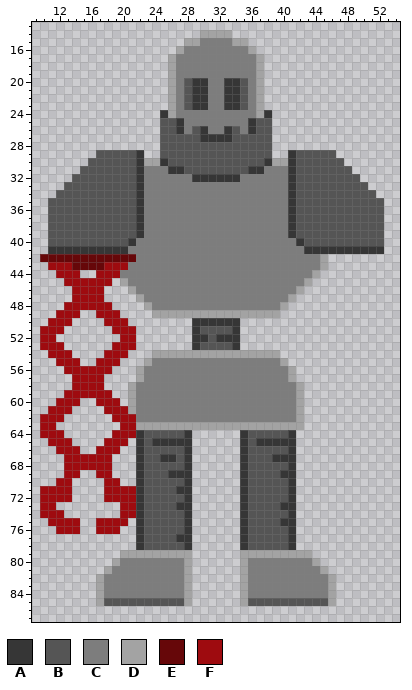
Sprite sheet: sprites/spr_robotLeftArm/layers/54dd03f6-a870-4d91-97dd-4e341ca5f2a3/99cf554a-d86c-48f4-bb7e-4b6fdbd0e632.png. Above: the version before the commit.
The file is 64x96 pixels. Shown: x 9..54, y 13..87.
Palette (. is transparent): A #363636  B #555555  C #7d7d7d  D #a3a3a3  E #660709  F #9e0b0f
Pixels before (only the part around the change), first column x 12:
42 EEEEEEEEEECCCCCC
43 FFEEEEFFFCCCCCCC
44 FFF..FFFCCCCCCCC
45 .FFFFFF.DCCCCCCC
46 ..FFFF...DCCCCCC
47 ..FFFF....DCCCCC
48 .FFFFFF....DCCCC
49 FFF..FFF....DDDD
50 FF....FFF.......
51 F......FFF......
52 ........FF......
53 F......FFF......
54 FF....FFF...DDDD
55 FFF..FFF...DCCCC
56 .FFFFFF...DCCCCC
57 ..FFFF....DCCCCC
58 ..FFFF...DCCCCCC
59 .FFFFFF..DCCCCCC
60 FFF..FFF.DCCCCCC
61 FF....FFFDCCCCCC
62 F......FFFCCCCCC
63 ........FFDDDDDD
64 F......FFFABBBBB
65 FF....FFF.ABAAAA
66 FFF..FFF..ABBBBB
67 .FFFFFF...ABBAAB
68 .FFFFFF...ABBBBB
69 .FF..FF...ABBBAA
70 FF....FF..ABBBBB
71 FF....FFFFABBBBA
Once edited:
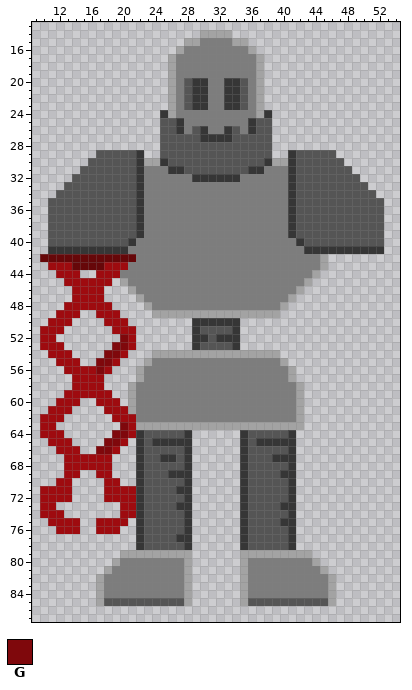
Colours new in this view: G #7f080c
Changes in this commit:
y 52: x 20 F -> G
y 53: x 19..20 FF -> GG
y 54: x 18..19 FF -> GG
y 55: x 17..18 FF -> GG
y 56: x 17 F -> G
y 63: x 20 F -> G
y 64: x 19..20 FF -> GG
y 65: x 18..19 FF -> GG
y 66: x 17..18 FF -> GG
Pixel boxes of the changes (left, top, right, bottom) in both pictures:
changed: (96, 334, 128, 374)
changed: (96, 422, 128, 454)
